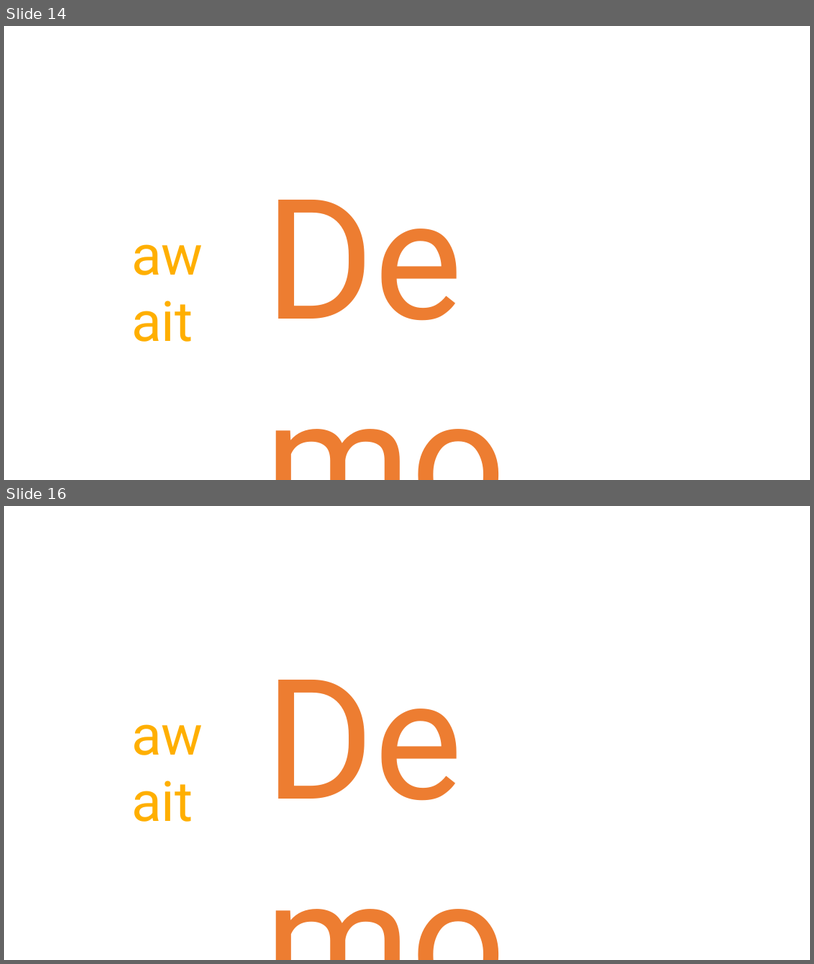
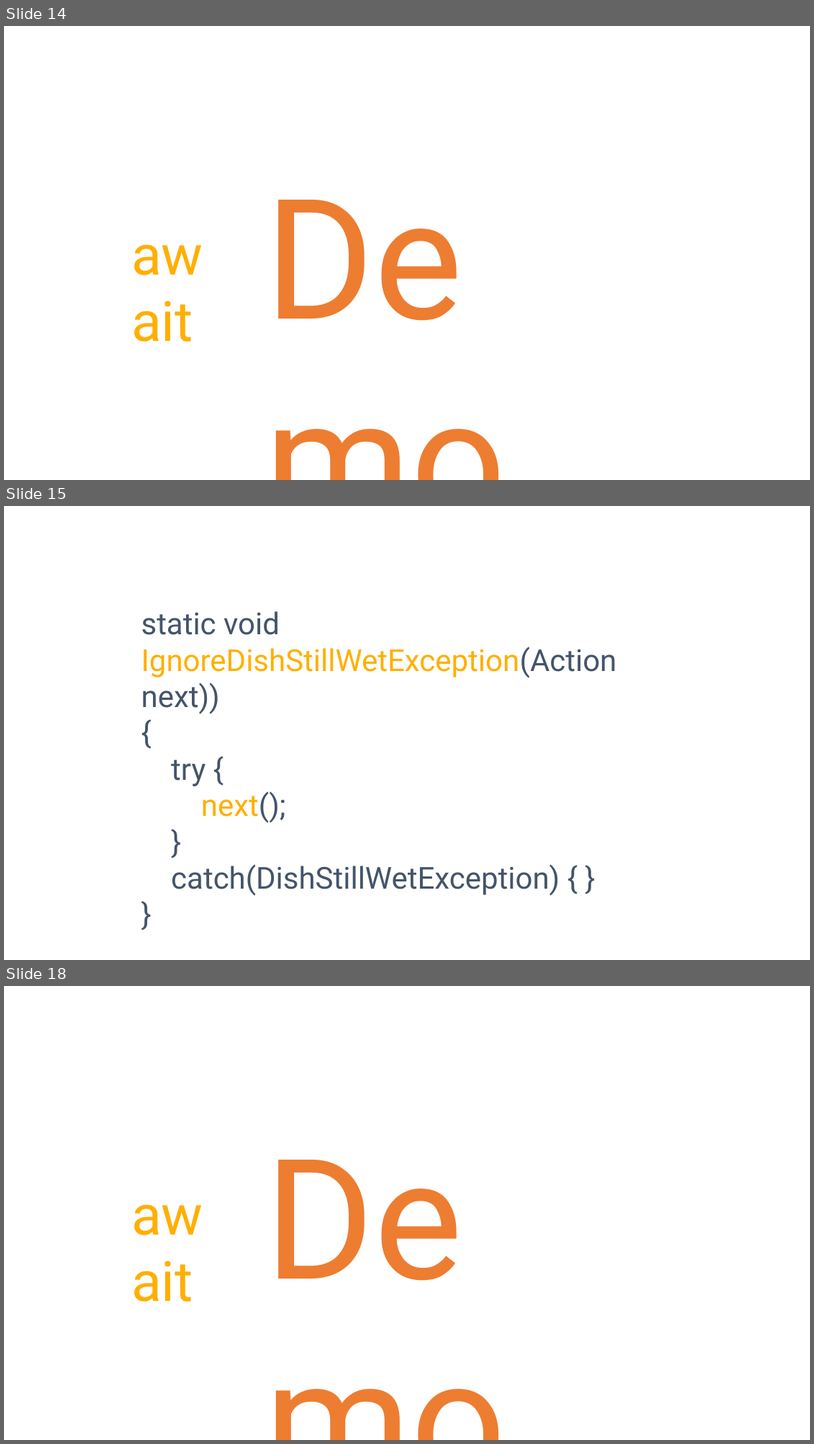
Before and after one commit to danielmarbach/async-dolls, a slide deck: presentation.pptx. Shown one above the other, each under a label of ours: slides 14 and 16 before the commit, slides 14, 15 and 18 after it; the slides between them are not shown. The pictures are 814x964 and 814x1444 pixels, drawn with LibreOffice and Linux fonts; fonts in the diff are those of the drawing. Boxes give left, top, right and bottom in pixels: in the first picture for what was removed or moved away, otherwise in the second. Text is boxed around its words. In the diff, an @@ line names an element or a change of style, - is before the commit and + after.

```diff
--- a/presentation.pptx
+++ b/presentation.pptx
@@ slide 15 added at [4, 506, 810, 960], background #FFFFFF @@
@@ text added at [142, 611, 617, 896], 36 pt, text #44546A @@
+static void IgnoreDishStillWetException(Action next))
+{
+try {
+next();
+}
+catch(DishStillWetException) { }
+}
@@ what was slide 16 is now slide 18 @@
```
Also in this commit, not shown: 3 slides changed, 5 other slides added, 5 slides removed, 1 other file.
